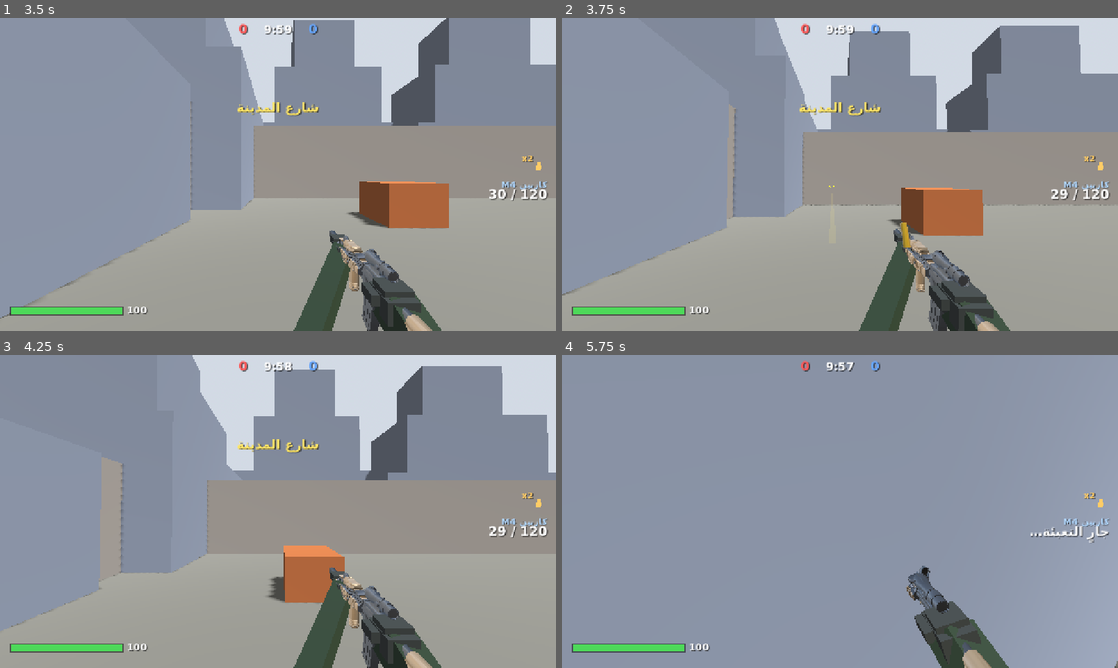
Above: before the commit, frames 1-4 (two rows, left to right).
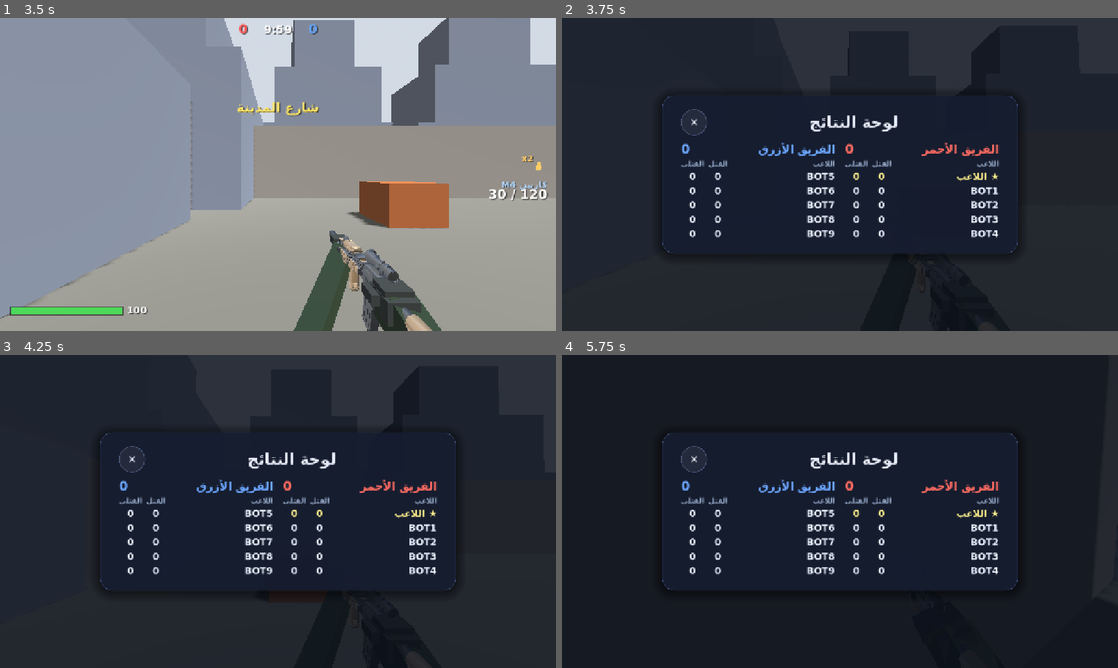
Above: after the commit, the same moments.

Repository: 20091211mn/war
Game: Godot game, scene res://scenes/Main.tscn
Same seed, same stepped clock (60 frames per second), same inputs: the game is played once before the commit and once after it.
Inputs (mouse positions are in pixels of both pictures, inside the frame that each line leads up to):
- Up to frame 1 (3.5 s): click "سهل" at 0.5 s; click "عادي" at 1.25 s; click "صعب" at 2 s; click "ابدأ اللعب" at 2.75 s
- Up to frame 2 (3.75 s): tap Enter at 3.5 s; move the mouse to (962, 158) at 3.52 s; hold D from 3.53 s (still down); tap Tab at 3.6 s; click (962, 158) at 3.67 s
- Up to frame 3 (4.25 s): keep holding D; tap Space at 3.77 s
- Up to frame 4 (5.75 s): move the mouse to (812, 511) at 4.27 s; release D at 4.28 s; hold W from 4.28 s (still down); tap Tab at 4.35, 5.3 s; click (812, 511) at 4.42 s; tap Space at 4.52 s; move the mouse to (851, 505) at 5.02 s; tap R at 5.1 s; click (851, 505) at 5.17 s

Frame 1 is identical in both runs. In frame 2, 100% of the frame differs, in the area x 0-100%, y 0-100%; in frame 3, 100%; in frame 4, 100%.

Commit message:
Fall damage (lethal from ~8m), faster pace (move speed, respawn), scoreboard (Tab/button + end of match)
Co-Authored-By: Claude Sonnet 5.5 <noreply@anthropic.com>
Claude-Session: https://claude.ai/code/session_01NZidn757sG3Ws4ow1mscpJ

Diff:
--- a/godot/data/lang.json
+++ b/godot/data/lang.json
@@ -1 +1 @@
-{"تصويبة رأس!": ["HEADSHOT!", "¡TIRO A LA CABEZA!"], "قتلتان …(8332 unchanged characters)… sta — sube THR+ y tira hacia arriba"], "تم زرع C4": ["C4 planted", "C4 colocada" …(2972 unchanged characters)…
+{"تصويبة رأس!": ["HEADSHOT!", "¡TIRO A LA CABEZA!"], "قتلتان …(8332 unchanged characters)… sta — sube THR+ y tira hacia arriba"], "سقوط من ارتفاع!": ["Fall damage!", "¡Daño por caída!"], "سقوط": ["Fall", "Caída"], "لوحة النتائج": ["Scoreboard", "Marcador"], "القتلى": ["Deaths", "Muertes"], "القتل": ["Kills", "Bajas"], "الفريق الأحمر": ["Red team", "Equipo rojo"], "الفريق الأزرق": ["Blue team", "Equipo azul"], "تم زرع C4": ["C4 planted", "C4 colocada" …(2972 unchanged characters)…
--- a/godot/scripts/Bot.gd
+++ b/godot/scripts/Bot.gd
@@ -219,11 +219,12 @@
 	mv = _avoid(mv)
 	mv.y = 0.0
 	if mv.length() > 1.0: mv = mv.normalized()
-	var sp := 4.2
+	var sp := 4.9
 	velocity.x = mv.x * sp; velocity.z = mv.z * sp
 	velocity.y = velocity.y - 18.0 * dt if not is_on_floor() else -1.0
 	_step_up(Vector3(velocity.x, 0, velocity.z) * dt)
 	move_and_slide()
+	track_fall()
 	var lim_x: float = game.map_w * 0.5 - 0.5; var lim_z: float = game.map_d * 0.5 - 0.5
 	position.x = clampf(position.x, -lim_x, lim_x); position.z = clampf(position.z, -lim_z, lim_z)
 	rotation.y = yaw
--- a/godot/scripts/Fighter.gd
+++ b/godot/scripts/Fighter.gd
@@ -11,6 +11,8 @@
 var reserve := 120
 var cd := 0.0
 var reload_t := 0.0
+var air_vy := 0.0
+var was_air := false
 var reveal := 0.0
 var jet: Node = null
 var kills := 0
@@ -69,6 +71,18 @@
 	if ammo <= 0 and reserve > 0: start_reload()
 	return true
 
+func track_fall() -> void:
+	# ضرر السقوط: نحو 10.5 م/ث بلا ضرر، ويقتل عند ~17.5 م/ث (حوالي 8.5 م ارتفاع)
+	if is_on_floor():
+		if was_air and air_vy < -10.5 and alive and jet == null and veh == null:
+			var dmg := (-air_vy - 10.5) * 14.0
+			if self == game.player: game.hud.say(Settings.t("سقوط من ارتفاع!"))
+			game.sfx_play("hit", global_position)
+			take_damage(dmg, null, false)
+		was_air = false; air_vy = 0.0
+	else:
+		was_air = true; air_vy = minf(air_vy, velocity.y)
+
 func take_damage(d: float, src: Fighter, head: bool) -> void:
 	if not alive or spawn_prot > 0.0: return
 	if game.lan != null and game.lan.role == 2: return  # العميل لا يطبّق الضرر: المضيف هو الحَكَم
--- a/godot/scripts/Hud.gd
+++ b/godot/scripts/Hud.gd
@@ -44,6 +44,7 @@
 		"sprint": return {"c": Vector2(130, s.y - 300), "r": 38.0}
 		"next": return {"c": Vector2(s.x - 360, s.y - 150), "r": 36.0}
 		"pause": return {"c": Vector2(s.x - 50, 50), "r": 30.0}
+		"board": return {"c": Vector2(s.x - 124, 50), "r": 26.0}
 		"use": return {"c": Vector2(s.x - 480, s.y - 90), "r": 44.0}
 		"seat": return {"c": Vector2(s.x - 480, s.y - 200), "r": 38.0}
 		"c4": return {"c": Vector2(s.x - 480, s.y - 310), "r": 34.0}
@@ -54,11 +55,11 @@
 		"gren": return {"c": Vector2(s.x - 360, s.y - 260), "r": 36.0}
 		"crouch": return {"c": Vector2(130, s.y - 420), "r": 36.0}
 	return {"c": Vector2.ZERO, "r": 0.0}
-const BTNS := ["fire", "jump", "ads", "reload", "sprint", "next", "pause", "use", "seat", "gren", "crouch", "c4", "det", "drone", "tup", "tdn"]
+const BTNS := ["fire", "jump", "ads", "reload", "sprint", "next", "pause", "use", "seat", "gren", "crouch", "c4", "det", "drone", "tup", "tdn", "board"]
 
 func _btn_on(n: String) -> bool:
 	if game == null or game.player == null: return n != "use" and n != "seat" and n != "tup" and n != "tdn"
-	if game.player.jet != null: return n in ["fire", "ads", "pause", "use", "tup", "tdn"]
+	if game.player.jet != null: return n in ["fire", "ads", "pause", "use", "tup", "tdn", "board"]
 	if n == "tup" or n == "tdn": return false
 	if n == "use" and game.air: return game.near_jet(game.player) != null
 	if n == "drone": return game.player.veh == null
@@ -95,6 +96,7 @@
 					"sprint": inp["sprint"] = not bool(inp["sprint"])
 					"next": inp["next"] = true
 					"pause": game.open_pause()
+					"board": game.toggle_board()
 					"use": inp["use"] = true
 					"seat": inp["seat"] = true
 					"tup": inp["tup"] = true
@@ -144,6 +146,7 @@
 			KEY_Q: if k.pressed: inp["next"] = true
 			KEY_E: if k.pressed: inp["use"] = true
 			KEY_F: if k.pressed: inp["seat"] = true
+			KEY_TAB: if k.pressed: game.toggle_board()
 			KEY_G: if k.pressed: inp["gren"] = true
 			KEY_V: if k.pressed: inp["drone"] = true
 			KEY_X: if k.pressed: inp["c4"] = true
@@ -219,6 +222,8 @@
 		"next":
 			_pl([c + Vector2(-k, -k * 0.45), c + Vector2(k, -k * 0.45)], col, w); _pl([c + Vector2(k * 0.4, -k * 0.95), c + Vector2(k, -k * 0.45), c + Vector2(k * 0.4, k * 0.05)], col, w)
 			_pl([c + Vector2(k, k * 0.45), c + Vector2(-k, k * 0.45)], col, w); _pl([c + Vector2(-k * 0.4, -k * 0.05), c + Vector2(-k, k * 0.45), c + Vector2(-k * 0.4, k * 0.95)], col, w)
+		"board":
+			for i in 3: draw_line(c + Vector2(-k * 0.9, (i - 1) * k * 0.62), c + Vector2(k * 0.9, (i - 1) * k * 0.62), col, w); draw_circle(c + Vector2(-k * 0.9, (i - 1) * k * 0.62), 2.2, col)
 		"pause":
 			draw_rect(Rect2(c + Vector2(-k * 0.65, -k * 0.8), Vector2(k * 0.45, k * 1.6)), col); draw_rect(Rect2(c + Vector2(k * 0.2, -k * 0.8), Vector2(k * 0.45, k * 1.6)), col)
 		"use":
--- a/godot/scripts/Main.gd
+++ b/godot/scripts/Main.gd
@@ -36,11 +36,18 @@
 var overlay := false   # في LAN: قائمة الإيقاف تُعرض فوق اللعب دون إيقاف المحاكاة
 var menu_root: Control
 var pause_root: Control
+var board_root: Control
+var board_cols: HBoxContainer
+var board_title: Label
+var board_t := 0.0
 var over_label: Label
 var sfx := {}
 var scenery: Node3D
 var selftest := false
 var gren_test := false
+var dbg_board := false
+var fall_test := false
+var ft_f := 0
 var air_test := false
 var to_test := false
 var at_j: Jet = null
@@ -72,7 +79,7 @@
 	hud = Hud.new(); hud.game = self; ui.add_child(hud)
 	Settings.changed.connect(_on_settings)
 	lan = Lan.new(); lan.game = self; lan.process_mode = Node.PROCESS_MODE_ALWAYS; lan.name = "Lan"; add_child(lan)
-	_build_menu(); _build_pause()
+	_build_menu(); _build_pause(); _build_board()
 	lan.build_ui()
 	_show_menu()
 	var args := OS.get_cmdline_user_args()
@@ -93,6 +100,8 @@
 		if a.begins_with("--vshot="): veh_shot = a.substr(8)
 		if a.begins_with("--vehtest="): veh_test = int(a.substr(10))
 		if a == "--grentest": gren_test = true
+		if a == "--board": dbg_board = true
+		if a == "--falltest": fall_test = true
 		if a == "--airtest": air_test = true
 		if a == "--takeofftest": to_test = true
 		if a.begins_with("--vehcam="): dbg_vehcam = int(a.substr(9))
@@ -287,6 +296,54 @@
 	_res_btn = Button.new(); _res_btn.custom_minimum_size = Vector2(0, 80); _res_btn.add_theme_font_size_override("font_size", 30); UiTheme.style_accent(_res_btn); UiTheme.juicy(_res_btn); _res_btn.pressed.connect(resume); vb.add_child(_res_btn)
 	_menu_btn = Button.new(); _menu_btn.custom_minimum_size = Vector2(0, 72); _menu_btn.add_theme_font_size_override("font_size", 26); UiTheme.style_ghost(_menu_btn); UiTheme.juicy(_menu_btn); _menu_btn.pressed.connect(_show_menu); vb.add_child(_menu_btn)
 
+func _build_board() -> void:
+	board_root = Control.new(); board_root.name = "Board"; board_root.set_anchors_preset(Control.PRESET_FULL_RECT); board_root.visible = false; board_root.mouse_filter = Control.MOUSE_FILTER_STOP; ui_root.add_child(board_root)
+	var dim := ColorRect.new(); dim.color = Color(0.03, 0.05, 0.09, 0.82); dim.set_anchors_preset(Control.PRESET_FULL_RECT); board_root.add_child(dim)
+	var cc := CenterContainer.new(); cc.set_anchors_preset(Control.PRESET_FULL_RECT); board_root.add_child(cc)
+	var vb := _card(cc, 820)
+	var hb := HBoxContainer.new(); vb.add_child(hb)
+	board_title = Label.new(); board_title.add_theme_font_size_override("font_size", 36); board_title.size_flags_horizontal = Control.SIZE_EXPAND_FILL; board_title.horizontal_alignment = HORIZONTAL_ALIGNMENT_CENTER; hb.add_child(board_title)
+	var x := Button.new(); x.text = "✕"; x.custom_minimum_size = Vector2(60, 60); x.add_theme_font_size_override("font_size", 24); UiTheme.style_ghost(x); UiTheme.juicy(x); x.pressed.connect(func(): toggle_board(0)); hb.add_child(x)
+	board_cols = HBoxContainer.new(); board_cols.add_theme_constant_override("separation", 22); vb.add_child(board_cols)
+
+func _board_label(t: String, sz: int, col: Color, w := 0.0, al := HORIZONTAL_ALIGNMENT_LEFT) -> Label:
+	var l := Label.new(); l.text = t; l.add_theme_font_size_override("font_size", sz); l.add_theme_color_override("font_color", col); l.horizontal_alignment = al
+	if w > 0.0: l.custom_minimum_size = Vector2(w, 0)
+	else: l.size_flags_horizontal = Control.SIZE_EXPAND_FILL; l.clip_text = true
+	return l
+
+func fill_board() -> void:
+	for c in board_cols.get_children(): c.queue_free()
+	for tm in 2:
+		var col := VBoxContainer.new(); col.size_flags_horizontal = Control.SIZE_EXPAND_FILL; col.add_theme_constant_override("separation", 6); board_cols.add_child(col)
+		var tc := Color(1.0, 0.42, 0.38) if tm == 0 else Color(0.42, 0.65, 1.0)
+		var hd := HBoxContainer.new(); col.add_child(hd)
+		hd.add_child(_board_label(Settings.t("الفريق الأحمر") if tm == 0 else Settings.t("الفريق الأزرق"), 26, tc))
+		hd.add_child(_board_label(str(score[tm]), 30, tc, 60, HORIZONTAL_ALIGNMENT_RIGHT))
+		var hh := HBoxContainer.new(); col.add_child(hh)
+		hh.add_child(_board_label(Settings.t("اللاعب"), 16, Color(0.6, 0.68, 0.8)))
+		hh.add_child(_board_label(Settings.t("القتل"), 16, Color(0.6, 0.68, 0.8), 54, HORIZONTAL_ALIGNMENT_CENTER))
+		hh.add_child(_board_label(Settings.t("القتلى"), 16, Color(0.6, 0.68, 0.8), 54, HORIZONTAL_ALIGNMENT_CENTER))
+		var arr: Array = []
+		for f in fighters:
+			if is_instance_valid(f) and f.team == tm: arr.append(f)
+		arr.sort_custom(func(a, b) -> bool: return a.kills > b.kills or (a.kills == b.kills and a.deaths < b.deaths))
+		for f in arr:
+			var me: bool = f == player
+			var rc := Color(1, 0.95, 0.55) if me else (Color(0.92, 0.95, 1.0) if f.alive else Color(0.55, 0.6, 0.68))
+			var row := HBoxContainer.new(); col.add_child(row)
+			row.add_child(_board_label(("★ " if me else "") + f.fname, 22, rc))
+			row.add_child(_board_label(str(f.kills), 22, rc, 54, HORIZONTAL_ALIGNMENT_CENTER))
+			row.add_child(_board_label(str(f.deaths), 22, rc, 54, HORIZONTAL_ALIGNMENT_CENTER))
+
+func toggle_board(force := -1) -> void:
+	if board_root == null: return
+	var on := (not board_root.visible) if force < 0 else force == 1
+	if on:
+		board_title.text = Settings.t("لوحة النتائج"); fill_board(); board_t = 0.0
+	board_root.visible = on
+	if state == "play" or state == "over": hud.visible = not on
+
 func _refresh() -> void:
 	if _title == null: return
 	_sub.text = Settings.t("حرب فرق ثلاثية الأبعاد — الأحمر ضد الأزرق")
@@ -341,7 +398,7 @@
 func _show_menu() -> void:
 	if lan != null: lan.leave()
 	overlay = false
-	state = "menu"; menu_root.visible = true; _fade_in(menu_root); pause_root.visible = false; hud.visible = false; map_info.clear()
+	state = "menu"; menu_root.visible = true; _fade_in(menu_root); pause_root.visible = false; board_root.visible = false; hud.visible = false; map_info.clear()
 	Input.mouse_mode = Input.MOUSE_MODE_VISIBLE; get_tree().paused = false
 	if world != null: world.queue_free(); world = null
 	for f in fighters: if is_instance_valid(f): f.queue_free()
@@ -394,7 +451,7 @@
 	else:
 		spawn_vehicles(m)
 		nav_ready = false; nav_map = RID(); Nav.bake(self, m, world)
-	menu_root.visible = false; pause_root.visible = false; hud.visible = true; state = "play"
+	menu_root.visible = false; pause_root.visible = false; board_root.visible = false; hud.visible = true; state = "play"
 	hud.say(Settings.t("اختر سلاحك") if false else m["name"])
 
 # مباراة LAN: role 1 مضيف (slot 0 = لاعب المضيف) أو 2 عميل (slot = خانتي). كل الخانات n؛ الفريق = رقم الخانة & 1
@@ -422,7 +479,7 @@
 			else: b.respawn(spawn_point(b.team))
 	scenery = Node3D.new(); world.add_child(scenery); build_scenery(); apply_quality()
 	menu_root.visible = false; pause_root.visible = false; for r in lan.screens(): r.visible = false
-	hud.visible = true; state = "play"; overlay = false; get_tree().paused = false
+	board_root.visible = false; hud.visible = true; state = "play"; overlay = false; get_tree().paused = false
 	hud.say(m["name"])
 
 func spawn_point(team: int) -> Vector3:
@@ -615,7 +672,7 @@
 
 func on_kill(src: Fighter, victim: Fighter, head: bool) -> void:
 	if src != null and src != victim: score[src.team] += 1
-	var kn := (src.fname if src != null else "-")
+	var kn := (src.fname if src != null else Settings.t("سقوط"))
 	hud.add_feed("%s  ✕  %s%s" % [kn, victim.fname, "  ★" if head else ""])
 	if src != null and src != victim:
 		var ms: int = int(src.get_meta("streak", 0)) + 1; src.set_meta("streak", ms)
@@ -630,12 +687,12 @@
 	victim.set_meta("streak", 0); victim.set_meta("multi", 0)
 	if false: pass
 	if lan.role == 1: lan.send_feed("%s  ✕  %s%s" % [kn, victim.fname, "  ★" if head else ""])
-	if victim == player: resp_t = 4.0
+	if victim == player: resp_t = 3.0
 	else:
 		if victim is Bot and not air: (victim as Bot).play_death(src.global_position if src != null else victim.global_position)
 		get_tree().create_timer(2.2).timeout.connect(func(): if is_instance_valid(victim) and not victim.alive: victim.visible = false)
 		var hum := victim is Bot and (victim as Bot).net_ctrl
-		get_tree().create_timer(4.0 if hum else 3.0).timeout.connect(func():
+		get_tree().create_timer(3.4 if hum else 2.6).timeout.connect(func():
 			if is_instance_valid(victim) and state != "menu" and not (victim as Bot).off:
 				if air: air_spawn(victim)
 				elif hum: lan.respawn_human(victim as Bot)
@@ -646,6 +703,7 @@
 	if state == "over": return
 	state = "over"; overlay = false; pause_root.visible = true; _set_paused(true); Input.mouse_mode = Input.MOUSE_MODE_VISIBLE; hud.mouse_look = false; _release_inputs(); _refresh()
 	over_label.text = Settings.t("فاز الفريق الأحمر") if score[0] >= score[1] else Settings.t("فاز الفريق الأزرق")
+	toggle_board(1); board_title.text = over_label.text
 
 # ---------------------------------------------------------------- الجودة والمشاهد
 func apply_quality() -> void:
@@ -740,6 +798,9 @@
 
 # ---------------------------------------------------------------- الحلقة
 func _process(dt: float) -> void:
+	if board_root != null and board_root.visible and state == "play":
+		board_t += dt
+		if board_t > 0.6: board_t = 0.0; fill_board()
 	if state == "menu" and prev_cam != null and thumb_path == "": _orbit(Time.get_ticks_msec() / 1000.0)
 	if thumb_path != "":
 		_mf += 1
@@ -792,6 +853,9 @@
 			player.cam.global_position = vv.global_position + sd; player.cam.look_at(vv.global_position + Vector3(0, 1.0, 0)); player.gun_parts.visible = false; player.arm_r.visible = false; player.arm_l.visible = false
 		if dbg_botcam and test_frames == 120 and fighters.size() > 3:
 			(fighters[3] as Bot).alive = false; (fighters[3] as Bot).play_death(fighters[3].global_position + Vector3(0, 0, -3))
+		if dbg_board and test_frames == 100:
+			for i in fighters.size(): fighters[i].kills = (i * 7) % 11; fighters[i].deaths = (i * 5) % 7
+			toggle_board(1)
 		if test_frames == 150:
 			get_viewport().get_texture().get_image().save_png(shot_path); print("SHOT saved"); get_tree().quit(0)
 		return
@@ -834,6 +898,12 @@
 		if at_f == 910 and near_jet(player) != null: inp["use"] = true
 		if at_f == 960: print("AT board: jet=", player.jet != null, " th=", (player.jet.th if player.jet != null else -1.0))
 		if at_f == 1200: get_tree().quit(0)
+	if fall_test and not air:
+		ft_f += 1; var pf := player as Player
+		if ft_f == 100: pf.spawn_prot = 0.0; pf.global_position += Vector3(0, 25.0, 0); pf.velocity = Vector3.ZERO; print("FT start hp=", pf.hp)
+		if ft_f > 100: pf.spawn_prot = 0.0
+		if ft_f == 102 or ft_f == 110 or ft_f == 130: print("FT y=", snappedf(pf.global_position.y, 0.1), " vy=", snappedf(pf.velocity.y, 0.1), " alive=", pf.alive, " st=", state)
+		if ft_f == 700: print("FT after 9m drop: hp=", int(pf.hp), " alive=", pf.alive, " deaths=", pf.deaths); get_tree().quit(0)
 	if gren_test:
 		gt_f += 1
 		var pl := player as Player
--- a/godot/scripts/Player.gd
+++ b/godot/scripts/Player.gd
@@ -202,7 +202,7 @@
 	if crouching: sprinting = false
 	crouch_t = move_toward(crouch_t, 1.0 if crouching else 0.0, dt * 6.0)
 	var hgt := lerpf(1.75, 1.15, crouch_t); cshape.height = hgt; cshape_node.position.y = hgt * 0.5
-	var sp := 7.0 if sprinting else 4.6
+	var sp := 8.2 if sprinting else 5.3
 	if crouching: sp *= 0.55
 	if ads: sp *= 0.6
 	var dirv := (global_transform.basis * Vector3(mv.x, 0, mv.y))
@@ -216,6 +216,7 @@
 	inp["jump"] = false
 	_step_up2(Vector3(velocity.x, 0, velocity.z) * dt)
 	move_and_slide()
+	track_fall()
 	var lim_x: float = game.map_w * 0.5 - 0.4; var lim_z: float = game.map_d * 0.5 - 0.4
 	position.x = clampf(position.x, -lim_x, lim_x); position.z = clampf(position.z, -lim_z, lim_z)
 	var spd := Vector2(velocity.x, velocity.z).length()
Not shown, changed: native/src/lang_gen.h
